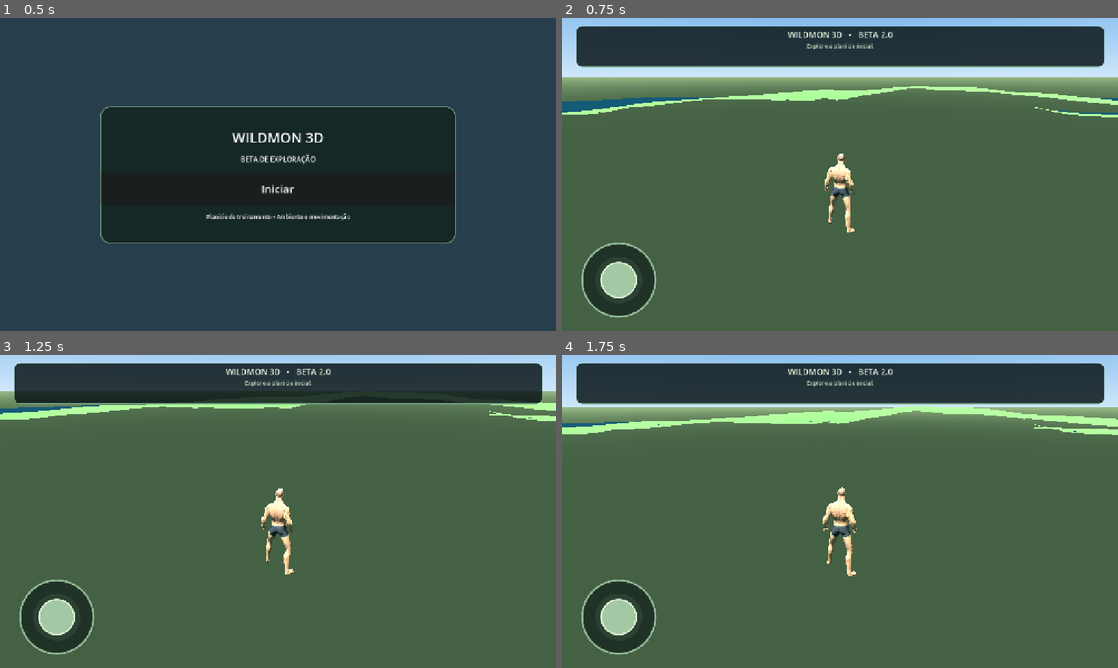
Above: before the commit, frames 1-4 (two rows, left to right).
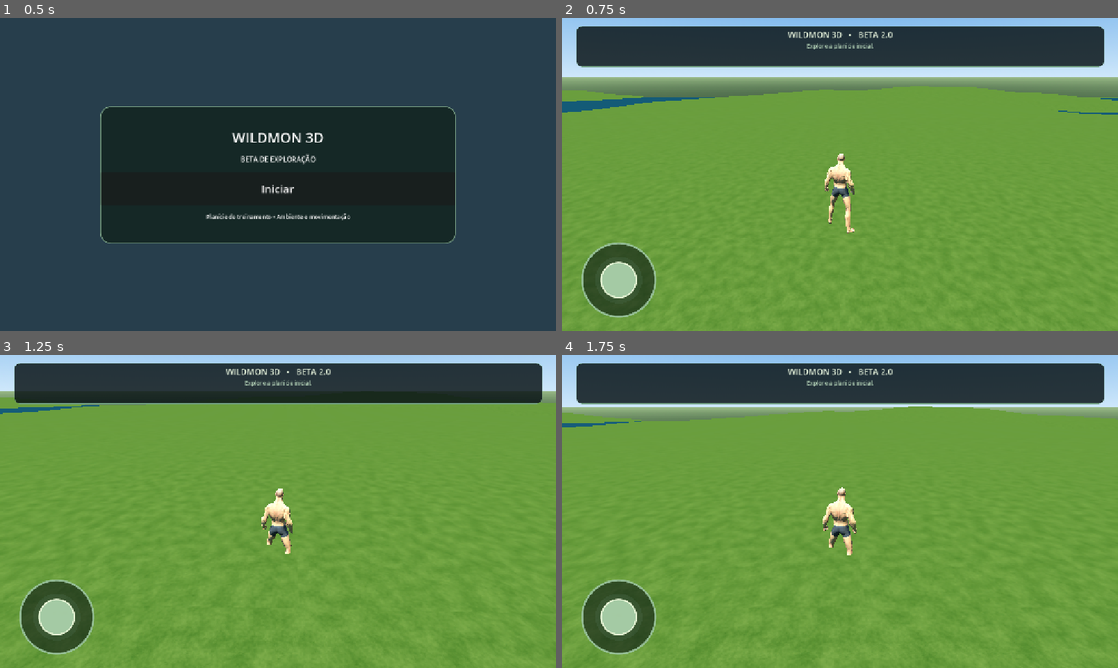
Above: after the commit, the same moments.

Repository: ealvim07-gif/wildmon-3d
Game: Godot game, scene res://scenes/main.tscn
The game is run twice, just before and just after one commit, with the same random seed, the same clock (stepped at 60 frames per second) and the same inputs.
Inputs (mouse positions are in pixels of both pictures, inside the frame that each line leads up to):
- Up to frame 1 (0.5 s): no input
- Up to frame 2 (0.75 s): click "Iniciar" at 0.5 s
- Up to frame 3 (1.25 s): no input
- Up to frame 4 (1.75 s): move the mouse to (962, 495) at 1.27 s; click (962, 495) at 1.42 s

Frame 1 is identical in both runs. In frame 2, 73% of the frame differs, in the area x 0-100%, y 21-100%; in frame 3, 82%, in the area x 0-100%, y 13-100%; in frame 4, 79%.

Commit message:
Apply triplanar terrain material and diagnostics

Diff:
--- a/scripts/world_terrain.gd
+++ b/scripts/world_terrain.gd
@@ -1,5 +1,6 @@
 extends Node3D
-# Terreno por chunks, com textura tiling e colisao triangulada para Android.
+# Terreno por chunks, com textura triplanar e colisao triangulada para Android.
+const DEBUG_TERRAIN_UNSHADED := true # Diagnostico visual temporario deste build.
 const CHUNK_SIZE := 32.0
 const CHUNKS := 8
 const CELLS := 24
@@ -39,6 +40,8 @@
 	lake_noise.noise_type = FastNoiseLite.TYPE_SIMPLEX
 	grass_texture = ImageTexture.create_from_image(_make_grass_texture())
 	_build_chunks()
+	_diagnose_terrain_cover()
+	_adjust_directional_light_bias()
 
 func height_at(x: float, z: float) -> float:
 	var p := Vector2(x,z)
@@ -117,14 +120,20 @@
 	var mesh:=st.commit()
 	var ground:=MeshInstance3D.new()
 	ground.mesh=mesh
+	ground.cast_shadow = GeometryInstance3D.SHADOW_CASTING_SETTING_OFF
 	var mat:=StandardMaterial3D.new()
 	mat.albedo_texture=grass_texture
 	mat.roughness=1.0
 	mat.texture_filter=BaseMaterial3D.TEXTURE_FILTER_LINEAR_WITH_MIPMAPS
-	mat.uv1_scale=Vector3(1.0,1.0,1.0)
+	mat.uv1_triplanar = true
+	mat.uv1_world_triplanar = true
+	mat.uv1_scale = Vector3(0.25,0.25,0.25)
 	mat.albedo_color=Color(1.0,1.0,1.0)
-	mat.shading_mode=BaseMaterial3D.SHADING_MODE_PER_PIXEL
-	mat.disable_receive_shadows=true
+	mat.cull_mode = BaseMaterial3D.CULL_DISABLED
+	mat.roughness=1.0
+	mat.metallic=0.0
+	mat.shading_mode = BaseMaterial3D.SHADING_MODE_UNSHADED if DEBUG_TERRAIN_UNSHADED else BaseMaterial3D.SHADING_MODE_PER_PIXEL
+	mat.disable_receive_shadows=false
 	ground.material_override=mat
 	add_child(ground)
 	var body:=StaticBody3D.new()
@@ -132,6 +141,40 @@
 	cs.shape=mesh.create_trimesh_shape()
 	body.add_child(cs)
 	add_child(body)
+
+func _diagnose_terrain_cover() -> void:
+	print("[TERRAIN DEBUG] DEBUG_TERRAIN_UNSHADED=", DEBUG_TERRAIN_UNSHADED)
+	print("[TERRAIN DEBUG] Planicie: material StandardMaterial3D triplanar com grama procedural.")
+	print("[TERRAIN DEBUG] Normais calculadas por gradiente; planicie deve ter Vector3.UP.")
+	var found_cover := false
+	var root := get_parent()
+	if root:
+		for node in root.get_children():
+			if node == self:
+				continue
+			if node is MeshInstance3D and node.global_position.y >= -0.5 and node.global_position.y <= 0.5:
+				print("[TERRAIN DEBUG] Outra MeshInstance3D vizinha: ", node.name, " pos=", node.global_position)
+				found_cover = true
+			if node is Node3D and node.name.to_lower().contains("plane"):
+				print("[TERRAIN DEBUG] Possivel plano cobrindo area: ", node.name)
+				found_cover = true
+	print("[TERRAIN DEBUG] Outra malha/plano detectado na faixa de altura da planicie: ", found_cover)
+
+func _adjust_directional_light_bias() -> void:
+	var root := get_parent()
+	if root:
+		for light in _find_directional_lights(root):
+			light.shadow_bias = maxf(light.shadow_bias, 0.08)
+			light.shadow_normal_bias = maxf(light.shadow_normal_bias, 1.0)
+			print("[TERRAIN DEBUG] DirectionalLight3D ", light.name, " bias=", light.shadow_bias, " normal_bias=", light.shadow_normal_bias)
+
+func _find_directional_lights(node: Node) -> Array:
+	var found: Array = []
+	if node is DirectionalLight3D:
+		found.append(node)
+	for child in node.get_children():
+		found.append_array(_find_directional_lights(child))
+	return found
 
 func _build_water_chunk(ox:float,oz:float) -> void:
 	var st:=SurfaceTool.new()
